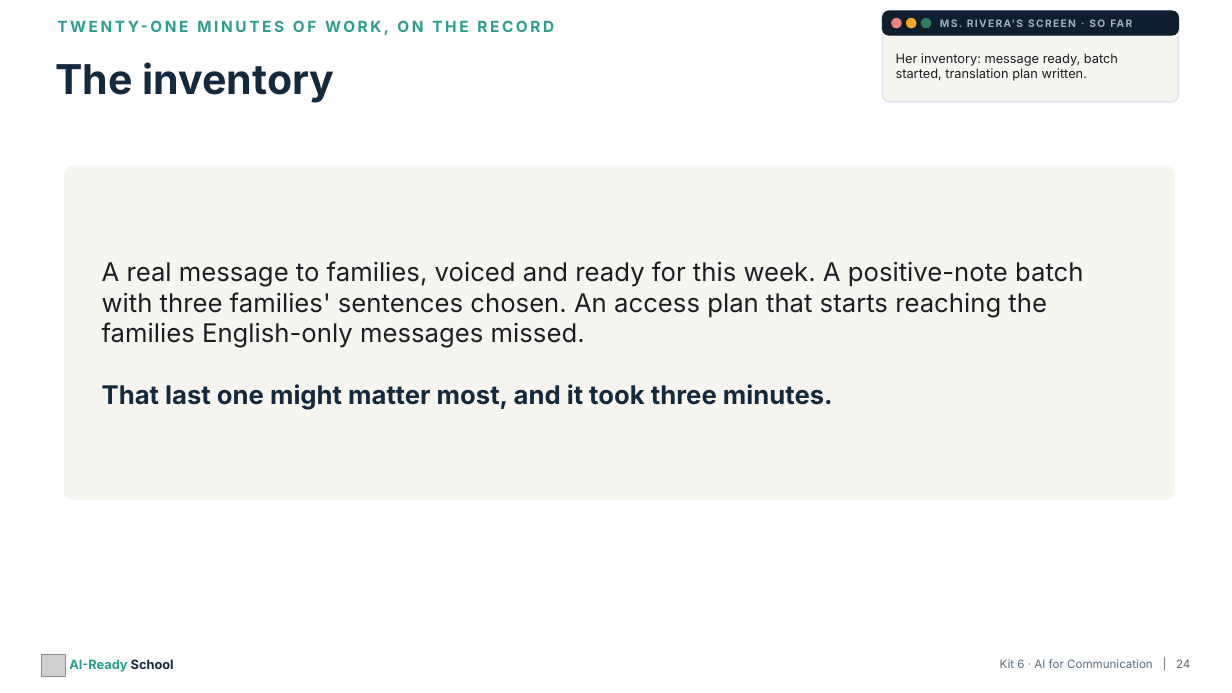
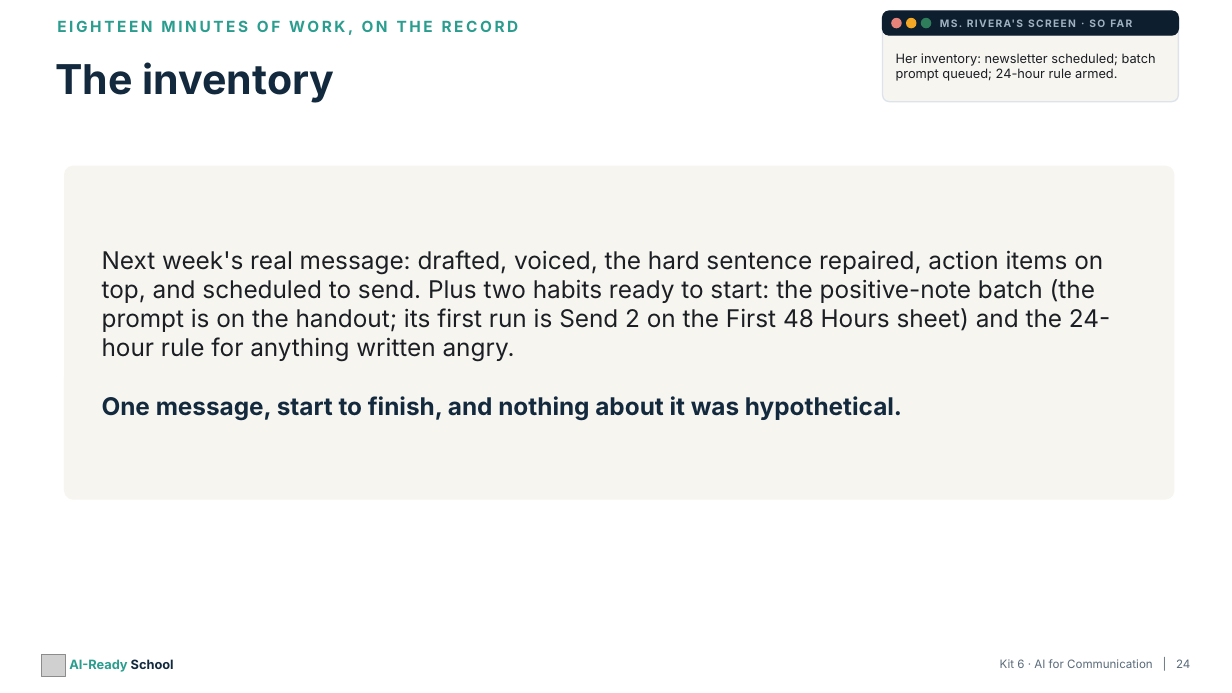
Before and after one commit to aspinozzi1/Ai-School-Ready, a slide deck: slide 24 of kits/kit06/Kit06_PresentationDeck.pptx. Drawn at 1232x693 pixels with LibreOffice and Linux fonts; fonts in the diff are those of the drawing; grey boxes stand for pictures. Boxes give left, top, right and bottom in pixels: in the first picture for what was removed or moved away, otherwise in the second. Text is boxed around its words. In the diff, an @@ line names an element or a change of style, - is before the commit and + after.

```diff
--- a/kits/kit06/Kit06_PresentationDeck.pptx
+++ b/kits/kit06/Kit06_PresentationDeck.pptx
@@ text at (57,20,519,35): text changed @@
-TWENTY-ONE MINUTES OF WORK, ON THE RECORD
+EIGHTEEN MINUTES OF WORK, ON THE RECORD
@@ text at (896,53,1156,81): text changed @@
-Her inventory: message ready, batch started, translation plan written.
+Her inventory: newsletter scheduled; batch prompt queued; 24-hour rule armed.
@@ text at (102,250,1110,421): text changed; size 20 to 19 pt @@
-A real message to families, voiced and ready for this week. A positive-note batch with three families' sentences chosen. An access plan that starts reaching the families English-only messages missed.
-That last one might matter most, and it took three minutes.
+Next week's real message: drafted, voiced, the hard sentence repaired, action items on top, and scheduled to send. Plus two habits ready to start: the positive-note batch (the prompt is on the handout; its first run is Send 2 on the First 48 Hours sheet) and the 24-hour rule for anything written angry.
+One message, start to finish, and nothing about it was hypothetical.
```
Also in this commit, not shown: 13 other slides changed, 4 slides added, 4 slides removed, 21 other files.
